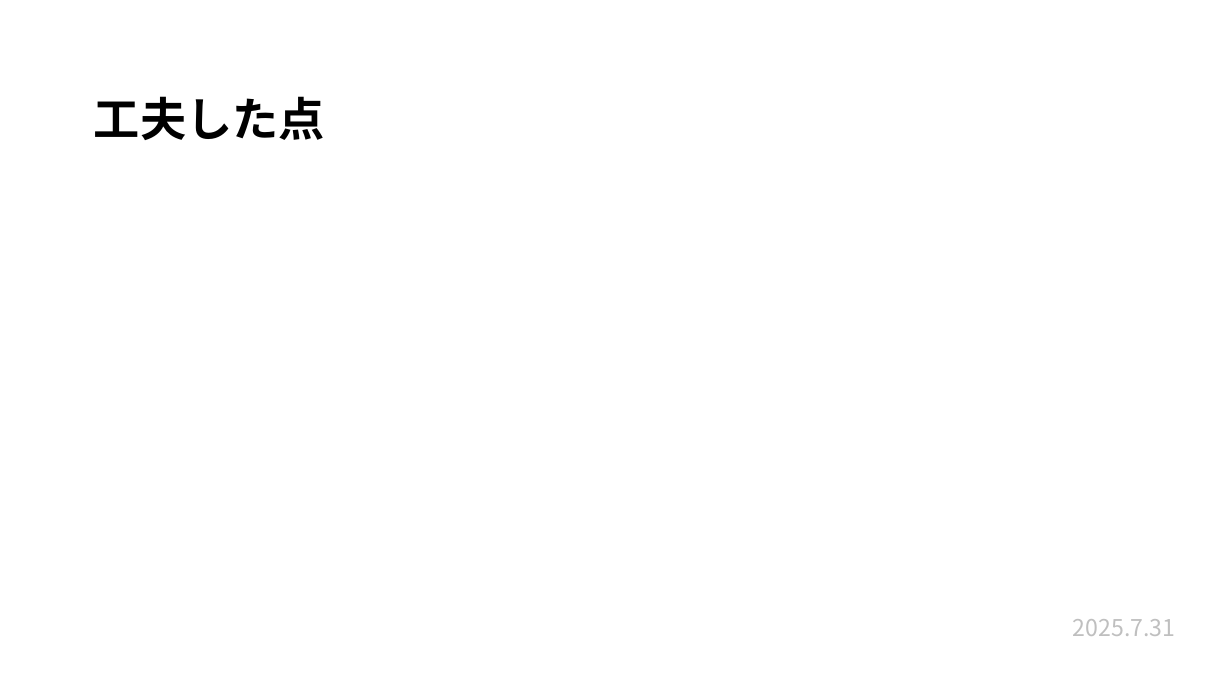
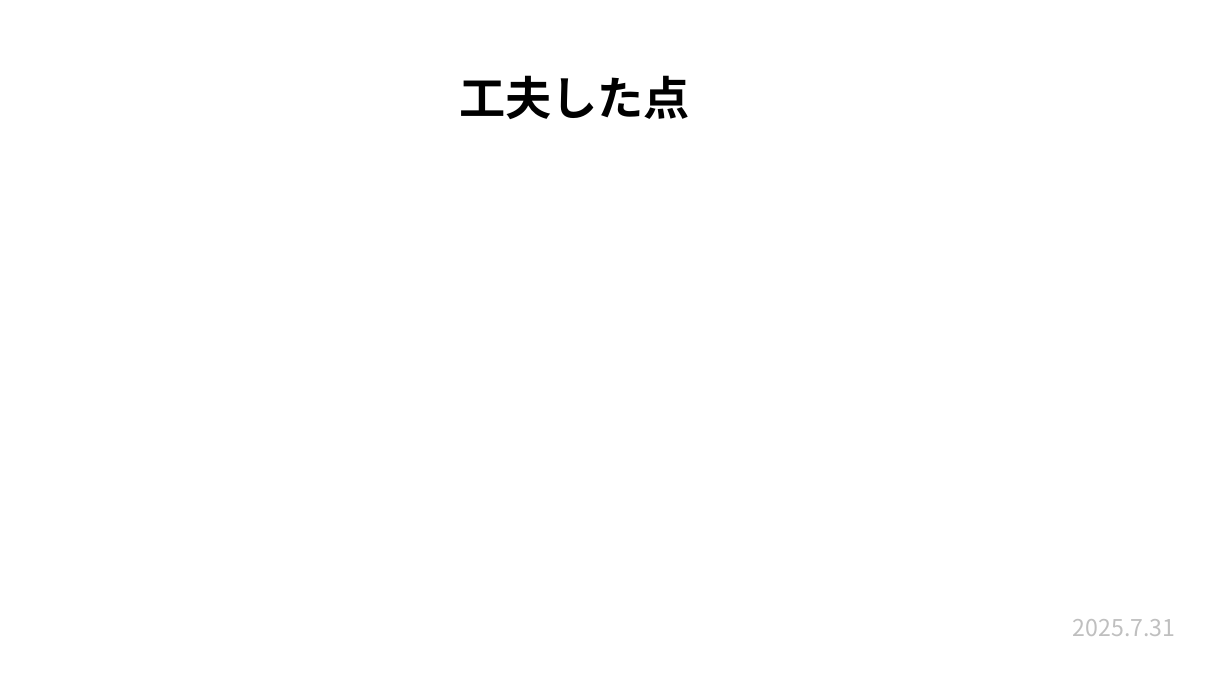
Before and after one commit to plusdojo2025/a2-7, a slide deck: slide 8 of 発表準備/7月成果発表会.pptx. Drawn at 1232x693 pixels with LibreOffice and Linux fonts; fonts in the diff are those of the drawing. Boxes give left, top, right and bottom in pixels: in the first picture for what was removed or moved away, otherwise in the second. Text is boxed around its words. In the diff, an @@ line names an element or a change of style, - is before the commit and + after.

```diff
--- a/発表準備/7月成果発表会.pptx
+++ b/発表準備/7月成果発表会.pptx
@@ title "工夫した点": place and size @@
-title "工夫した点" at <box>94,96,325,140</box>
+title "工夫した点" at <box>459,75,690,119</box>
```
Also in this commit, not shown: 14 other slides changed.
